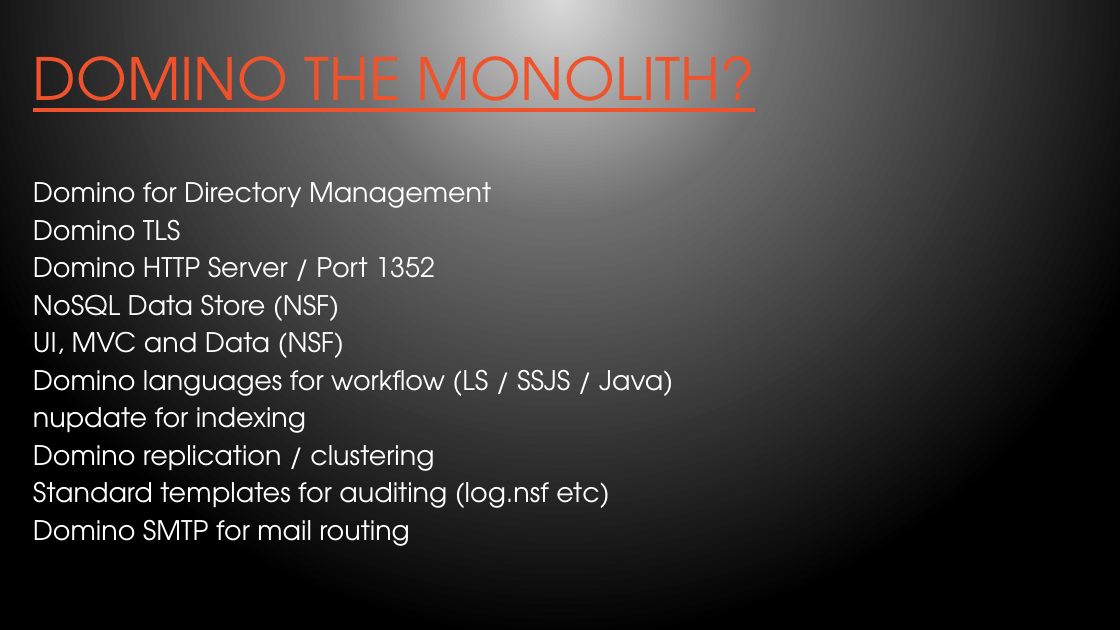
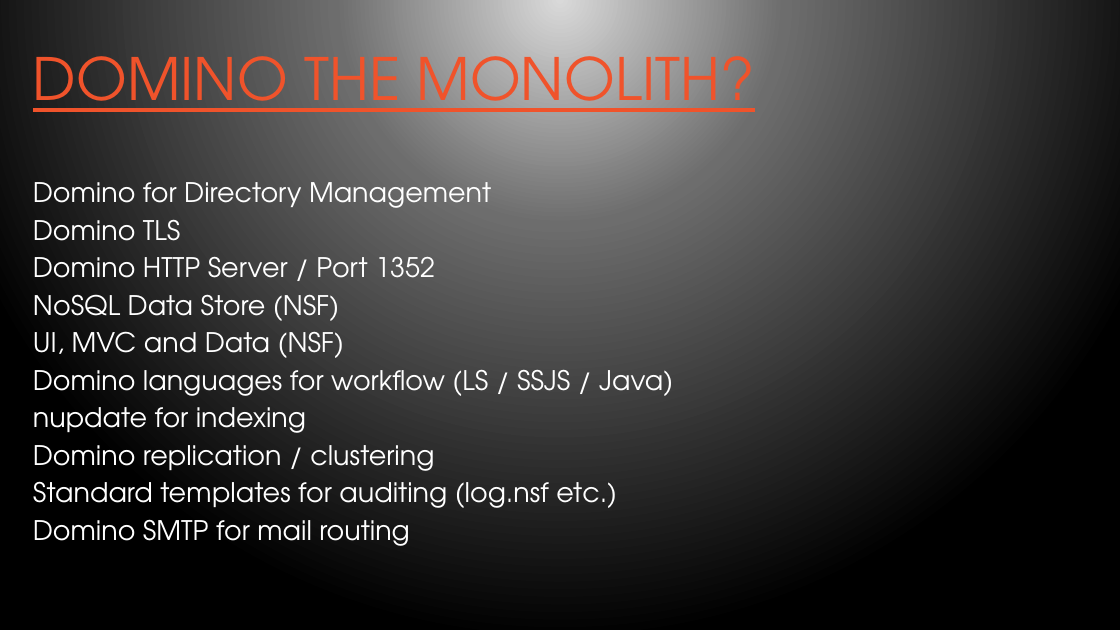
Before and after one commit to bleedingcode/domino-js-masterclass, a slide deck: slide 7 of presentation/8598 Domino and JS.pptx. Drawn at 1120x630 pixels with LibreOffice and Linux fonts; fonts in the diff are those of the drawing; background and template pictures are left out. Boxes give left, top, right and bottom in pixels: in the first picture for what was removed or moved away, otherwise in the second. Text is boxed around its words. In the diff, an @@ line names an element or a change of style, - is before the commit and + after.

```diff
--- a/presentation/8598 Domino and JS.pptx
+++ b/presentation/8598 Domino and JS.pptx
@@ text at box(33, 481, 617, 508): text changed @@
-Standard templates for auditing (log.nsf etc)
+Standard templates for auditing (log.nsf etc.)
```
Also in this commit, not shown: 2 other slides changed, 8 slides added.
